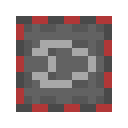
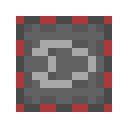
The second 128x128 image is a revision of the first. Changes to its layers:
painted on "Background" over [16, 16, 104, 112]
